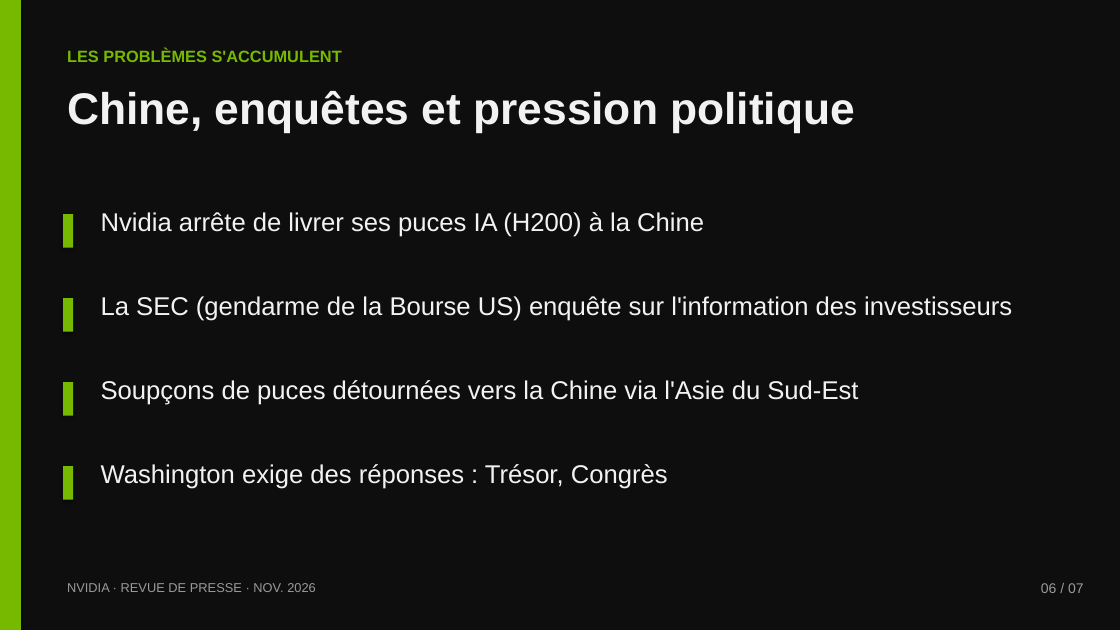
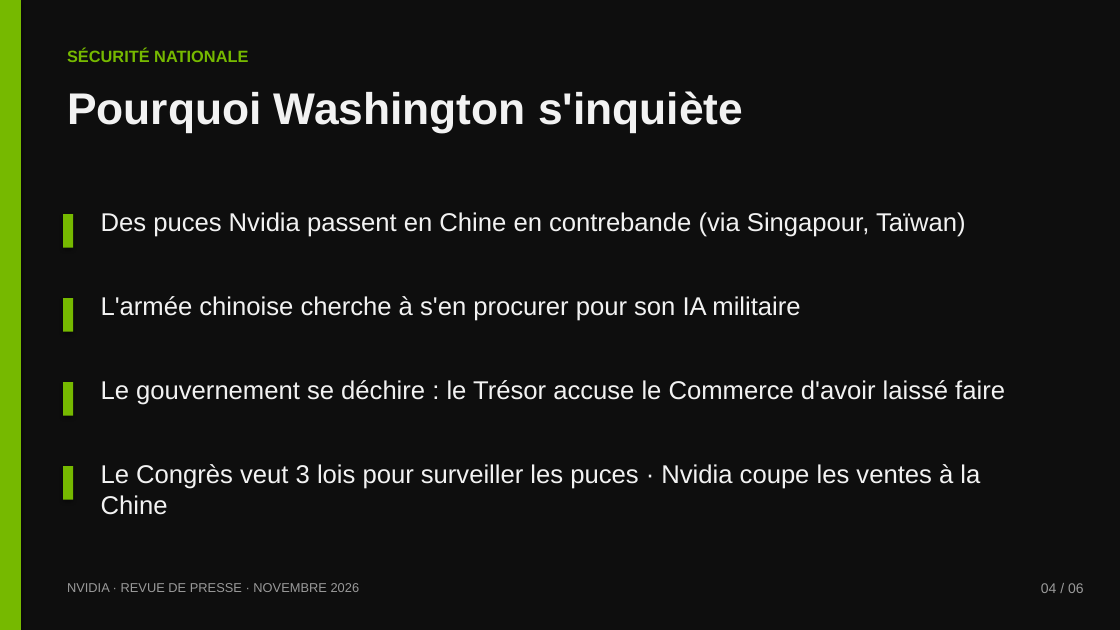
Before and after one commit to dehamnaadam-hue/Encole, a slide deck: slide 4 of nvidia/Nvidia-revue-de-presse.pptx (slide 6 before the commit). Drawn at 1120x630 pixels with LibreOffice and Linux fonts; fonts in the diff are those of the drawing. Boxes give left, top, right and bottom in pixels: in the first picture for what was removed or moved away, otherwise in the second. Text is boxed around its words. In the diff, an @@ line names an element or a change of style, - is before the commit and + after.

```diff
--- a/nvidia/Nvidia-revue-de-presse.pptx
+++ b/nvidia/Nvidia-revue-de-presse.pptx
@@ text at box(67, 49, 248, 62): text changed @@
-LES PROBLÈMES S'ACCUMULENT
+SÉCURITÉ NATIONALE
@@ text at box(67, 91, 743, 132): text changed @@
-Chine, enquêtes et pression politique
+Pourquoi Washington s'inquiète
@@ text at box(101, 212, 966, 237): text changed @@
-Nvidia arrête de livrer ses puces IA (H200) à la Chine
+Des puces Nvidia passent en Chine en contrebande (via Singapour, Taïwan)
@@ text at box(101, 296, 800, 321): text changed @@
-La SEC (gendarme de la Bourse US) enquête sur l'information des investisseurs
+L'armée chinoise cherche à s'en procurer pour son IA militaire
@@ text at box(101, 380, 1005, 405): text changed @@
-Soupçons de puces détournées vers la Chine via l'Asie du Sud-Est
+Le gouvernement se déchire : le Trésor accuse le Commerce d'avoir laissé faire
@@ text at box(101, 464, 980, 515): text changed @@
-Washington exige des réponses : Trésor, Congrès
+Le Congrès veut 3 lois pour surveiller les puces · Nvidia coupe les ventes à la Chine
@@ text at box(67, 583, 360, 592): text changed @@
-NVIDIA · REVUE DE PRESSE · NOV. 2026
+NVIDIA · REVUE DE PRESSE · NOVEMBRE 2026
@@ text at box(1041, 583, 1084, 593): text changed @@
-06 / 07
+04 / 06
```
Also in this commit, not shown: 2 other slides changed, 3 slides added, 4 slides removed, 1 other file.
